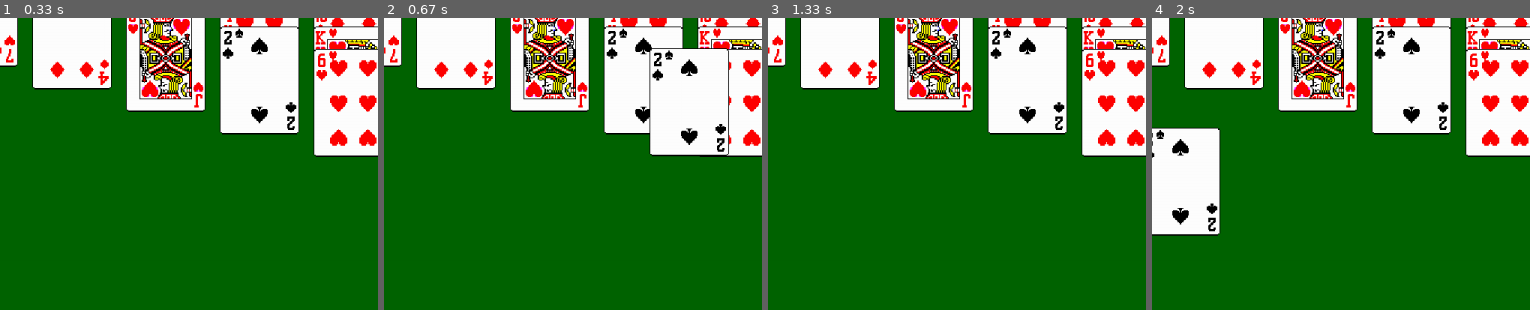
Above: before the commit, frames 1-4 (left to right).
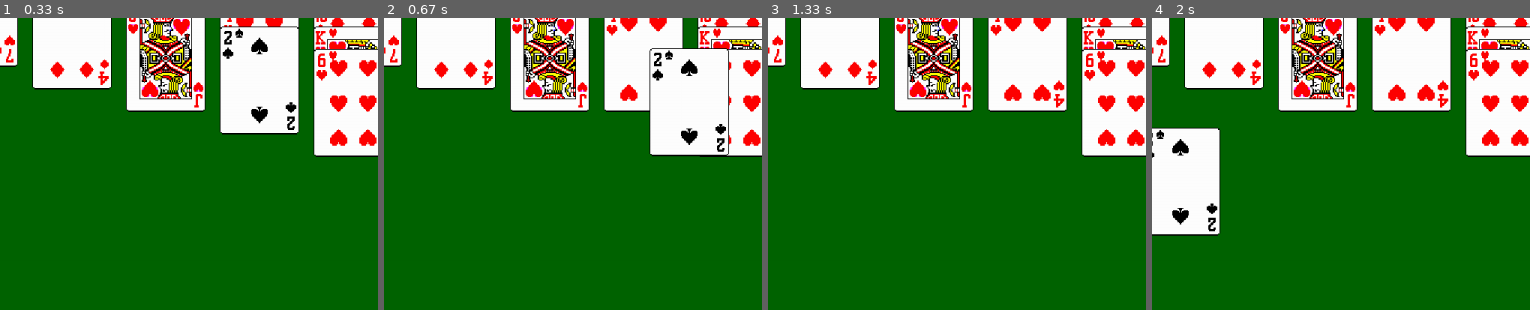
Above: after the commit, the same moments.

Repository: Asteinch/pygame-kabal
Game: pygame game, started from code/game.py
Two runs of this game, one before a commit and one after it. Both use one fixed random seed, a clock stepped at 60 frames per second and the inputs below.
Inputs (mouse positions are % of the whole screen's width and height, from its top left):
- Up to frame 1 (0.33 s): no input
- Up to frame 2 (0.67 s): click (82, 46) at 0.38 s
- Up to frame 3 (1.33 s): click (16, 49) at 0.72 s; click (62, 13) at 1.05 s
- Up to frame 4 (2 s): click (46, 14) at 1.38 s; click (46, 59) at 1.72 s
The pictures show only the part of the screen within x 47-97%, y 41-91%; the shares and areas given below are measured in that part.

Frame 1 is identical in both runs. In frame 2, 1.9% of the frame differs, in the area x 58-80%, y 2-41%; in frame 3, 3.1%; in frame 4, 3.1%.

Commit message:
plukke å legge uten regler

Diff:
--- a/code/card.py
+++ b/code/card.py
@@ -57,9 +57,6 @@
                 y_inc += 30
 
 
-
-
-
     def get_value_and_type(self, name):
 
         # finner kort type og verdi fra filnavnet til bilde gitt
@@ -176,22 +173,50 @@
 
     def pick_up_cards(self):
 
-        pos = pygame.mouse.get_pos()
-
-        for pile in self.piles:
-
-            for card in pile:
-
-                if card[2].collidepoint(pos):
-
-                    index_of_card = pile.index(card)
-                    self.held_cards = [inner_list for inner_list in pile[index_of_card:]]
-
-                    pile = [cock for cock in pile if cock not in self.held_cards]
-
-                    print("PILE: ", pile)
-
-                    print("HELD CARDS: ", self.held_cards)
+        if len(self.held_cards) == 0:
+
+            pos = pygame.mouse.get_pos()
+
+            pile_number = 0
+
+            for pile in self.piles:
+
+                for card in pile:
+
+                    if card[2].collidepoint(pos):
+
+                        index_of_card = pile.index(card)
+                        self.held_cards = [inner_list for inner_list in pile[index_of_card:]]
+
+                        self.piles[pile_number] = [cock for cock in pile if cock not in self.held_cards]
+
+                pile_number += 1
+
+    def drop_cards(self):
+
+        if len(self.held_cards) > 0:
+
+            pos = pygame.mouse.get_pos()
+
+            pile_number = 0
+
+            for pile in self.piles:
+
+                for card in pile:
+
+                    if card[2].collidepoint(pos):
+
+                        for held_card in self.held_cards:
+
+                            self.piles[pile_number].append(held_card)
+
+                        self.held_cards = []
+
+                pile_number += 1
+
+
+
+
 
 
     def draw(self):
